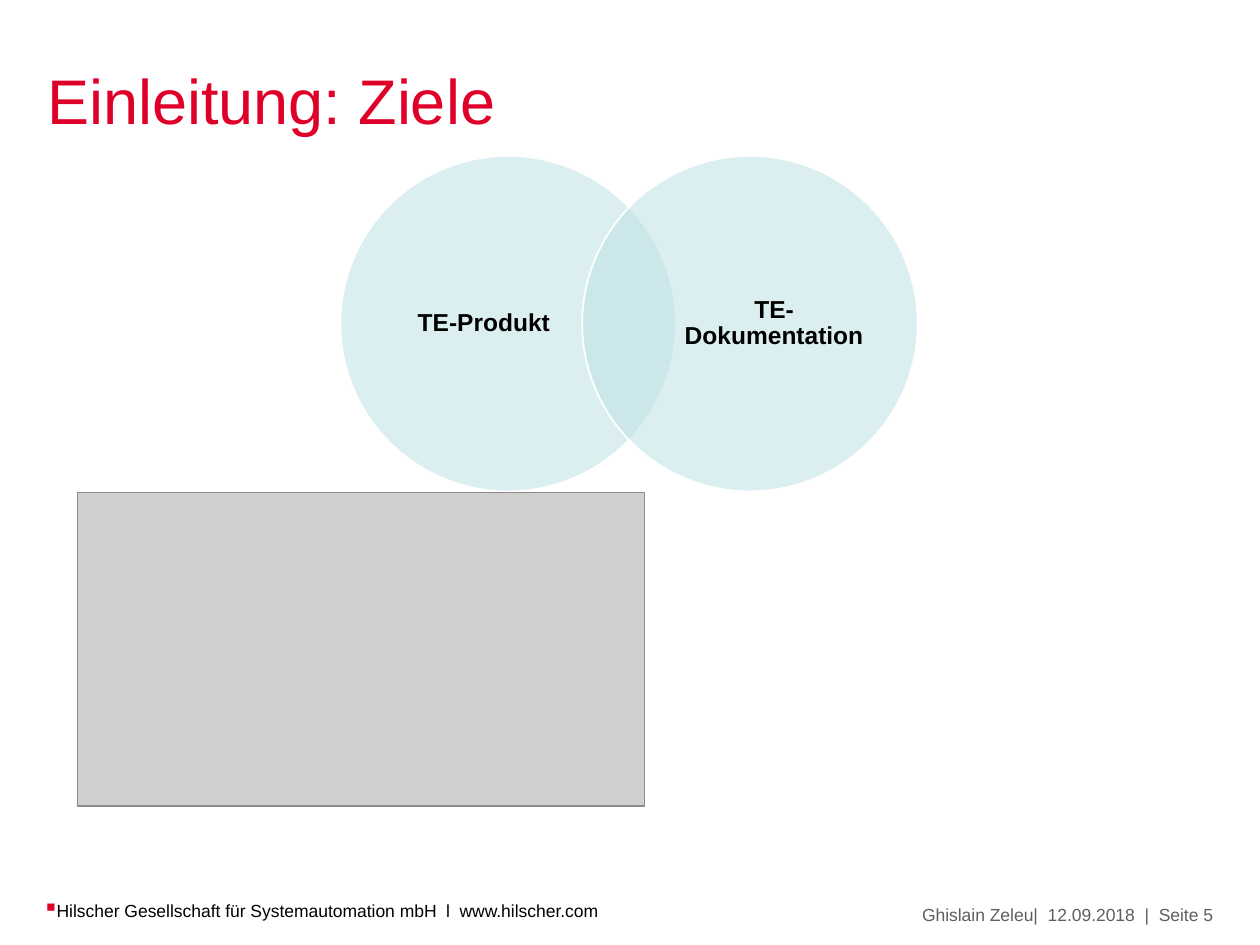
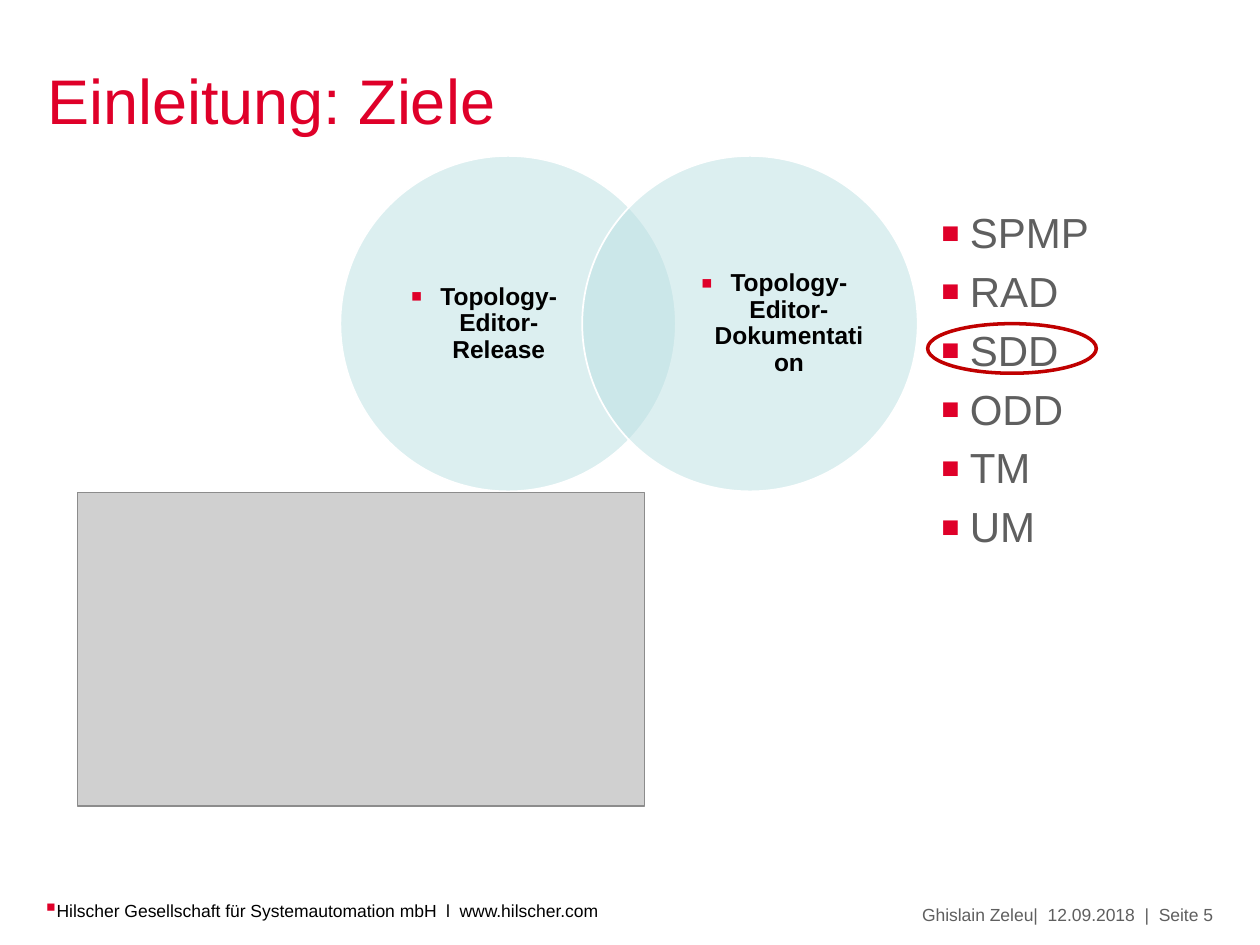
Before and after one commit to Ghislain1/zoe-fb-app, a slide deck: slide 5 of Topology-Editor.pptx. Drawn at 1260x945 pixels with LibreOffice and Linux fonts; fonts in the diff are those of the drawing; grey boxes stand for pictures; background and template pictures are left out. Boxes give left, top, right and bottom in pixels: in the first picture for what was removed or moved away, otherwise in the second. Text is boxed around its words. In the diff, an @@ line names an element or a change of style, - is before the commit and + after.

```diff
--- a/Topology-Editor.pptx
+++ b/Topology-Editor.pptx
@@ text added at (x1=970, y1=218, x2=1089, y2=543), 24 pt, text #5F5F5F @@
+▪ SPMP
+▪ RAD
+▪ SDD
+▪ ODD
+▪ TM
+▪ UM
@@ text at (x1=440, y1=287, x2=557, y2=359): text changed @@
-TE-Produkt
+▪ Topology-Editor-Release
@@ text at (x1=731, y1=273, x2=848, y2=319): text changed @@
-TE-Dokumentation
+▪ Topology-Editor-Dokumentation
@@ ellipse added at (x1=927, y1=324, x2=1096, y2=373), outline #C00000 2 pt @@
```
Also in this commit, not shown: 7 other slides changed, 1 slide added.
